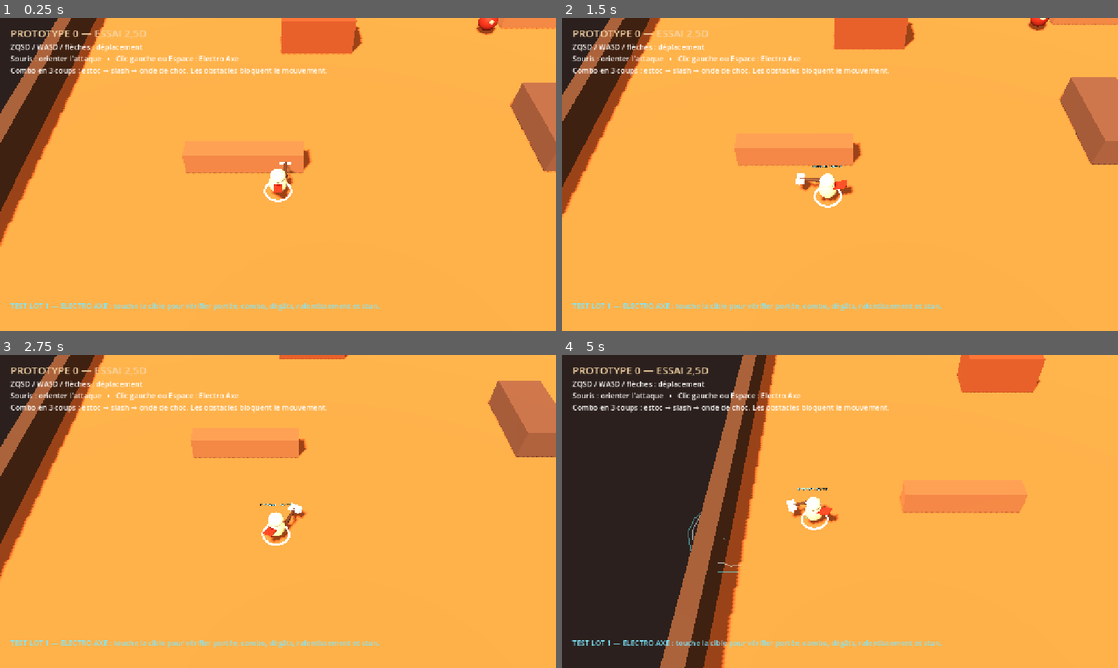
Above: before the commit, frames 1-4 (two rows, left to right).
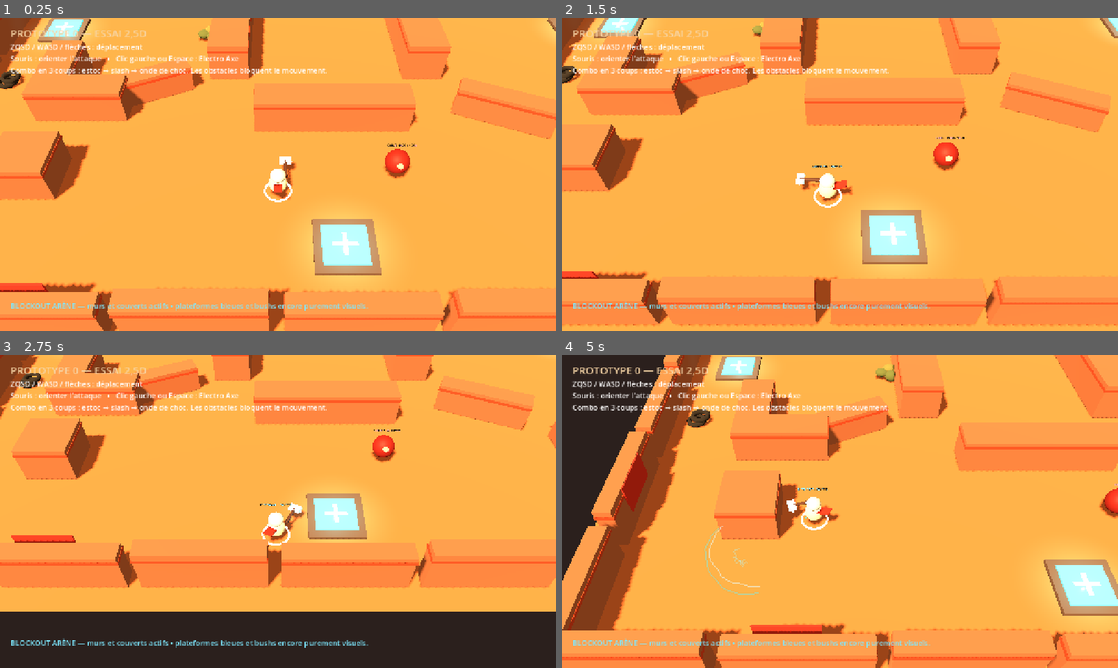
Above: after the commit, the same moments.

Repository: aKoMoses/PROTOTYPE-V0.1
Game: Godot game, scene res://scenes/main.tscn
Same seed, same stepped clock (60 frames per second), same inputs: the game is played once before the commit and once after it.
Inputs (mouse positions are in pixels of both pictures, inside the frame that each line leads up to):
- Up to frame 1 (0.25 s): no input
- Up to frame 2 (1.5 s): move the mouse to (962, 158) at 0.52 s; hold D 0.53-1.28 s; hold Q 0.53-1.28 s; click (962, 158) at 0.67 s; tap Space at 0.77 s; move the mouse to (728, 190) at 1.27 s; hold S from 1.28 s (still down); tap Z at 1.35 s
- Up to frame 3 (2.75 s): tap Space at 1.52 s; move the mouse to (333, 442) at 2.02 s; release S at 2.03 s; hold D from 2.03 s (still down); hold Q from 2.03 s (still down)
- Up to frame 4 (5 s): move the mouse to (812, 574) at 2.77 s; release D at 2.78 s; release Q at 2.78 s; hold W 2.78-3.53 s; tap Z at 2.85, 4.35 s; click (812, 574) at 2.92 s; tap Space at 3.02, 3.77, 4.52 s; move the mouse to (1006, 558) at 3.52 s; hold Q 3.53-4.28 s; hold A from 3.53 s (still down); move the mouse to (673, 464) at 4.27 s

The runs differ from the first frame. In frame 1, 32% of the frame differs, in the area x 0-100%, y 0-100%; in frame 2, 32%; in frame 3, 47%; in frame 4, 45%.

Commit message:
Rebuild arena as scrapyard combat map

Diff:
--- a/scripts/main.gd
+++ b/scripts/main.gd
@@ -40,29 +40,215 @@
 	var ground := MeshInstance3D.new()
 	ground.name = "Ground"
 	var ground_mesh := PlaneMesh.new()
-	ground_mesh.size = Vector2(52.0, 52.0)
+	ground_mesh.size = Vector2(54.0, 54.0)
 	ground.mesh = ground_mesh
-	ground.material_override = _material(Color("#a9653f"), 0.95)
+	ground.material_override = _material(Color("#a9663f"), 0.98)
 	add_child(ground)
 
-	_create_box("NorthWall", Vector3(0.0, 1.25, -26.0), Vector3(52.0, 2.5, 1.0), Color("#4b3932"))
-	_create_box("SouthWall", Vector3(0.0, 1.25, 26.0), Vector3(52.0, 2.5, 1.0), Color("#4b3932"))
-	_create_box("WestWall", Vector3(-26.0, 1.25, 0.0), Vector3(1.0, 2.5, 52.0), Color("#4b3932"))
-	_create_box("EastWall", Vector3(26.0, 1.25, 0.0), Vector3(1.0, 2.5, 52.0), Color("#4b3932"))
-
-	_create_box("WreckA", Vector3(-7.0, 1.4, -5.0), Vector3(5.5, 2.8, 2.5), Color("#76442f"))
-	_create_box("WreckB", Vector3(7.5, 1.0, 5.5), Vector3(3.0, 2.0, 6.0), Color("#5b4540"))
-	_create_box("BarrierA", Vector3(-12.0, 0.75, 8.0), Vector3(7.0, 1.5, 1.2), Color("#7c5c47"))
-	_create_box("BarrierB", Vector3(12.0, 0.75, -8.0), Vector3(7.0, 1.5, 1.2), Color("#7c5c47"))
-	_create_box("CratesA", Vector3(-16.0, 1.0, -13.0), Vector3(3.0, 2.0, 3.0), Color("#455346"))
-	_create_box("CratesB", Vector3(16.0, 1.0, 13.0), Vector3(3.0, 2.0, 3.0), Color("#455346"))
+	_build_scrap_perimeter()
+
+	# Four future health-kit locations. They are landmarks only until their rules
+	# are defined in the design document.
+	_create_health_pad("HealthPadNorth", Vector3(0.0, 0.0, -20.8))
+	_create_health_pad("HealthPadSouth", Vector3(0.0, 0.0, 20.8))
+	_create_health_pad("HealthPadWest", Vector3(-21.0, 0.0, 0.0))
+	_create_health_pad("HealthPadEast", Vector3(21.0, 0.0, 0.0))
+
+	# Main readable lanes: two central columns, transverse covers and mirrored
+	# side pockets inspired by the reference without copying it literally.
+	_create_scrap_barrier("NorthCenterCover", Vector3(0.0, 1.15, -9.0), Vector3(11.5, 2.3, 2.0))
+	_create_scrap_barrier("WestSpine", Vector3(-7.0, 1.35, 1.2), Vector3(2.8, 2.7, 10.5))
+	_create_scrap_barrier("EastSpine", Vector3(7.0, 1.35, 1.2), Vector3(2.8, 2.7, 10.5))
+	_create_scrap_barrier("SouthCenterCover", Vector3(0.0, 1.15, 11.0), Vector3(10.0, 2.3, 2.0))
+
+	_create_scrap_barrier("NorthWestAngle", Vector3(-11.3, 1.0, -9.4), Vector3(6.2, 2.0, 1.4), -24.0)
+	_create_scrap_barrier("SouthEastAngle", Vector3(11.3, 1.0, 10.8), Vector3(6.2, 2.0, 1.4), -24.0)
+	_create_scrap_barrier("NorthEastAngle", Vector3(12.0, 0.95, -6.7), Vector3(5.0, 1.9, 1.3), 25.0)
+	_create_scrap_barrier("SouthWestAngle", Vector3(-12.0, 0.95, 8.1), Vector3(5.0, 1.9, 1.3), 25.0)
+
+	_create_scrap_barrier("WestPocketLong", Vector3(-18.5, 1.15, 8.0), Vector3(2.2, 2.3, 6.0))
+	_create_scrap_barrier("WestPocketShort", Vector3(-16.0, 1.15, 10.0), Vector3(5.0, 2.3, 2.0))
+	_create_scrap_barrier("EastPocketLong", Vector3(18.5, 1.15, -8.0), Vector3(2.2, 2.3, 6.0))
+	_create_scrap_barrier("EastPocketShort", Vector3(16.0, 1.15, -10.0), Vector3(5.0, 2.3, 2.0))
+
+	_create_scrap_barrier("NorthWestBlock", Vector3(-17.5, 1.15, -15.0), Vector3(4.0, 2.3, 3.5))
+	_create_scrap_barrier("SouthEastBlock", Vector3(17.5, 1.15, 15.0), Vector3(4.0, 2.3, 3.5))
+	_create_scrap_barrier("NorthEastBlock", Vector3(17.8, 1.15, -16.0), Vector3(3.2, 2.3, 3.2))
+	_create_scrap_barrier("SouthWestBlock", Vector3(-17.8, 1.15, 16.0), Vector3(3.2, 2.3, 3.2))
+
+	# Bush placeholders are deliberately non-colliding for now.
+	_create_bush_cluster("BushNorthCenter", Vector3(0.0, 0.0, -7.5), 1.2)
+	_create_bush_cluster("BushSouthCenter", Vector3(0.0, 0.0, 9.5), 1.2)
+	_create_bush_cluster("BushWestSpine", Vector3(-8.8, 0.0, 1.0), 0.9)
+	_create_bush_cluster("BushEastSpine", Vector3(8.8, 0.0, 1.0), 0.9)
+	_create_bush_cluster("BushNorthWest", Vector3(-19.5, 0.0, -12.6), 0.8)
+	_create_bush_cluster("BushSouthEast", Vector3(19.5, 0.0, 12.6), 0.8)
+
+	_create_tire_stack("TiresNorthWest", Vector3(-22.2, 0.0, -17.0), 3)
+	_create_tire_stack("TiresSouthEast", Vector3(22.2, 0.0, 17.0), 3)
+	_create_tire_stack("TiresWest", Vector3(-23.0, 0.0, 7.0), 2)
+	_create_tire_stack("TiresEast", Vector3(23.0, 0.0, -7.0), 2)
+
+
+func _build_scrap_perimeter() -> void:
+	# Invisible continuous limits guarantee containment while the visible wall is
+	# split into battered panels, leaving a more organic scrapyard silhouette.
+	_create_invisible_limit("NorthLimit", Vector3(0.0, 1.5, -26.0), Vector3(52.0, 3.0, 0.8))
+	_create_invisible_limit("SouthLimit", Vector3(0.0, 1.5, 26.0), Vector3(52.0, 3.0, 0.8))
+	_create_invisible_limit("WestLimit", Vector3(-26.0, 1.5, 0.0), Vector3(0.8, 3.0, 52.0))
+	_create_invisible_limit("EastLimit", Vector3(26.0, 1.5, 0.0), Vector3(0.8, 3.0, 52.0))
+	for index in range(7):
+		var offset := -22.0 + float(index) * 7.3
+		_create_scrap_barrier("NorthPanel%d" % index, Vector3(offset, 1.25, -25.1), Vector3(6.6, 2.5 + float(index % 2) * 0.5, 1.0))
+		_create_scrap_barrier("SouthPanel%d" % index, Vector3(-offset, 1.25, 25.1), Vector3(6.6, 2.5 + float((index + 1) % 2) * 0.5, 1.0))
+		_create_scrap_barrier("WestPanel%d" % index, Vector3(-25.1, 1.25, -offset), Vector3(1.0, 2.5 + float(index % 2) * 0.5, 6.6))
+		_create_scrap_barrier("EastPanel%d" % index, Vector3(25.1, 1.25, offset), Vector3(1.0, 2.5 + float((index + 1) % 2) * 0.5, 6.6))
+	for banner_data in [
+		[Vector3(-15.0, 2.0, -24.45), 0.0], [Vector3(15.0, 2.0, -24.45), 0.0],
+		[Vector3(-15.0, 2.0, 24.45), 0.0], [Vector3(15.0, 2.0, 24.45), 0.0],
+		[Vector3(-24.45, 2.0, -15.0), 90.0], [Vector3(-24.45, 2.0, 15.0), 90.0],
+		[Vector3(24.45, 2.0, -15.0), 90.0], [Vector3(24.45, 2.0, 15.0), 90.0],
+	]:
+		_create_banner(banner_data[0], banner_data[1])
+
+
+func _create_scrap_barrier(node_name: String, barrier_position: Vector3, size: Vector3, rotation_y: float = 0.0) -> StaticBody3D:
+	var body := _create_box(node_name, barrier_position, size, Color("#8a5b42"))
+	body.rotation_degrees.y = rotation_y
+	var pale_panel := MeshInstance3D.new()
+	var panel_mesh := BoxMesh.new()
+	panel_mesh.size = Vector3(maxf(0.18, size.x - 0.25), maxf(0.25, size.y * 0.62), maxf(0.18, size.z - 0.25))
+	pale_panel.mesh = panel_mesh
+	pale_panel.position.y = size.y * 0.16
+	pale_panel.material_override = _material(Color("#c7a17b"), 0.92)
+	body.add_child(pale_panel)
+	var rust_strip := MeshInstance3D.new()
+	var strip_mesh := BoxMesh.new()
+	if size.x >= size.z:
+		strip_mesh.size = Vector3(size.x + 0.08, 0.18, size.z + 0.08)
+	else:
+		strip_mesh.size = Vector3(size.x + 0.08, 0.18, size.z + 0.08)
+	rust_strip.mesh = strip_mesh
+	rust_strip.position.y = size.y * 0.34
+	rust_strip.material_override = _material(Color("#9b3f28"), 0.95)
+	body.add_child(rust_strip)
+	return body
+
+
+func _create_invisible_limit(node_name: String, limit_position: Vector3, size: Vector3) -> void:
+	var body := StaticBody3D.new()
+	body.name = node_name
+	body.position = limit_position
+	body.collision_layer = 1
+	body.collision_mask = 0
+	var collision := CollisionShape3D.new()
+	var shape := BoxShape3D.new()
+	shape.size = size
+	collision.shape = shape
+	body.add_child(collision)
+	add_child(body)
+
+
+func _create_health_pad(node_name: String, pad_position: Vector3) -> void:
+	var root := Node3D.new()
+	root.name = node_name
+	root.position = pad_position
+	root.add_to_group("health_kit_placeholder")
+	var base := MeshInstance3D.new()
+	var base_mesh := BoxMesh.new()
+	base_mesh.size = Vector3(3.3, 0.24, 3.3)
+	base.mesh = base_mesh
+	base.position.y = 0.12
+	base.material_override = _material(Color("#594b40"), 0.75)
+	root.add_child(base)
+	var screen := MeshInstance3D.new()
+	var screen_mesh := BoxMesh.new()
+	screen_mesh.size = Vector3(2.45, 0.10, 2.45)
+	screen.mesh = screen_mesh
+	screen.position.y = 0.29
+	screen.material_override = _material(Color("#47dff1"), 0.22, Color("#17cce9"))
+	root.add_child(screen)
+	var cross_x := MeshInstance3D.new()
+	var cross_x_mesh := BoxMesh.new()
+	cross_x_mesh.size = Vector3(1.35, 0.08, 0.25)
+	cross_x.mesh = cross_x_mesh
+	cross_x.position.y = 0.36
+	cross_x.material_override = _material(Color("#d8ffff"), 0.15, Color("#a5f9ff"))
+	root.add_child(cross_x)
+	var cross_z := MeshInstance3D.new()
+	var cross_z_mesh := BoxMesh.new()
+	cross_z_mesh.size = Vector3(0.25, 0.08, 1.35)
+	cross_z.mesh = cross_z_mesh
+	cross_z.position.y = 0.36
+	cross_z.material_override = cross_x.material_override
+	root.add_child(cross_z)
+	var glow := OmniLight3D.new()
+	glow.position.y = 0.8
+	glow.light_color = Color("#50e9ff")
+	glow.light_energy = 1.4
+	glow.omni_range = 4.0
+	root.add_child(glow)
+	add_child(root)
+
+
+func _create_bush_cluster(node_name: String, bush_position: Vector3, bush_scale: float) -> void:
+	var root := Node3D.new()
+	root.name = node_name
+	root.position = bush_position
+	root.scale = Vector3.ONE * bush_scale
+	root.add_to_group("bush_placeholder")
+	var colors := [Color("#53613b"), Color("#6c7041"), Color("#7d6539")]
+	var offsets := [Vector3(-0.65, 0.45, 0.1), Vector3(0.0, 0.58, -0.2), Vector3(0.62, 0.42, 0.15), Vector3(0.15, 0.38, 0.55)]
+	for index in range(offsets.size()):
+		var tuft := MeshInstance3D.new()
+		var tuft_mesh := SphereMesh.new()
+		tuft_mesh.radius = 0.62
+		tuft_mesh.height = 0.9
+		tuft_mesh.radial_segments = 7
+		tuft_mesh.rings = 4
+		tuft.mesh = tuft_mesh
+		tuft.position = offsets[index]
+		tuft.scale = Vector3(1.0, 0.8 + float(index % 2) * 0.25, 0.8)
+		tuft.material_override = _material(colors[index % colors.size()], 1.0)
+		root.add_child(tuft)
+	add_child(root)
+
+
+func _create_tire_stack(node_name: String, tire_position: Vector3, count: int) -> void:
+	var root := Node3D.new()
+	root.name = node_name
+	root.position = tire_position
+	for index in range(count):
+		var tire := MeshInstance3D.new()
+		var tire_mesh := TorusMesh.new()
+		tire_mesh.inner_radius = 0.38
+		tire_mesh.outer_radius = 0.72
+		tire_mesh.rings = 8
+		tire_mesh.ring_segments = 12
+		tire.mesh = tire_mesh
+		tire.position = Vector3(float(index % 2) * 0.28, 0.18 + float(index) * 0.28, float(index % 2) * -0.18)
+		tire.rotation_degrees = Vector3(0.0, float(index) * 23.0, 0.0)
+		tire.material_override = _material(Color("#272725"), 1.0)
+		root.add_child(tire)
+	add_child(root)
+
+
+func _create_banner(banner_position: Vector3, rotation_y: float) -> void:
+	var banner := MeshInstance3D.new()
+	var mesh := BoxMesh.new()
+	mesh.size = Vector3(3.0, 1.8, 0.08)
+	banner.mesh = mesh
+	banner.position = banner_position
+	banner.rotation_degrees.y = rotation_y
+	banner.material_override = _material(Color("#9f3028"), 0.92)
+	add_child(banner)
 
 
 func _build_player() -> void:
 	player = CharacterBody3D.new()
 	player.name = "Player"
 	player.set_script(PLAYER_SCRIPT)
-	player.position = Vector3(-10.0, 0.0, 10.0)
+	player.position = Vector3(-3.5, 0.0, 17.0)
 	add_child(player)
 
 
@@ -89,7 +275,7 @@
 	var target := StaticBody3D.new()
 	target.name = "TargetDummy"
 	target.set_script(TARGET_SCRIPT)
-	target.position = Vector3(7.0, 0.0, -7.0)
+	target.position = Vector3(3.5, 0.0, 15.5)
 	add_child(target)
 
 
@@ -114,7 +300,7 @@
 	var status := Label.new()
 	status.name = "Status"
 	status.position = Vector2(24.0, 650.0)
-	status.text = "TEST LOT 1 — ELECTRO AXE : touche la cible pour vérifier portée, combo, dégâts, ralentissement et stun."
+	status.text = "BLOCKOUT ARÈNE — murs et couverts actifs • plateformes bleues et bushs encore purement visuels."
 	status.add_theme_font_size_override("font_size", 17)
 	status.add_theme_color_override("font_color", Color("#7de8ff"))
 	layer.add_child(status)
